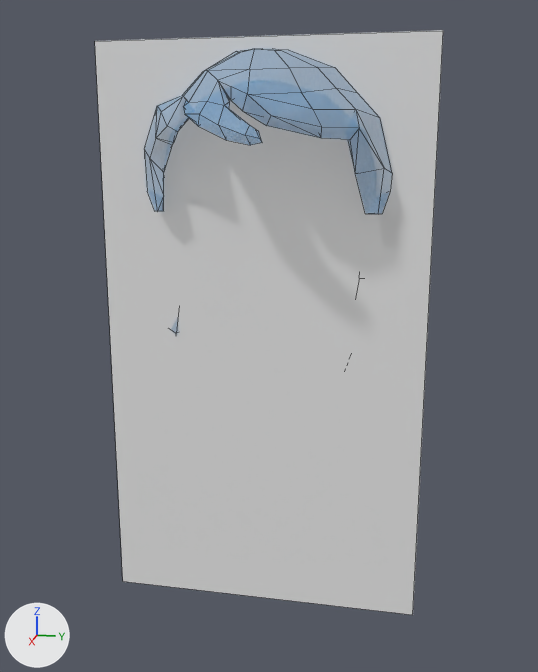
An edit to the Blender file Hilda-Dec-22-2024.blend, drawn before and after from the same camera.
The view is the same before and after, from a 50 mm camera at (2.92, 0.61, 1.95) aimed at (-0.04, 0.02, 1.21). Every picture has the same lights, and +X, +Y and +Z are marked at lower left. Mesh edges are drawn as thin lines.

The first picture shows 'Body.002', 'images'.
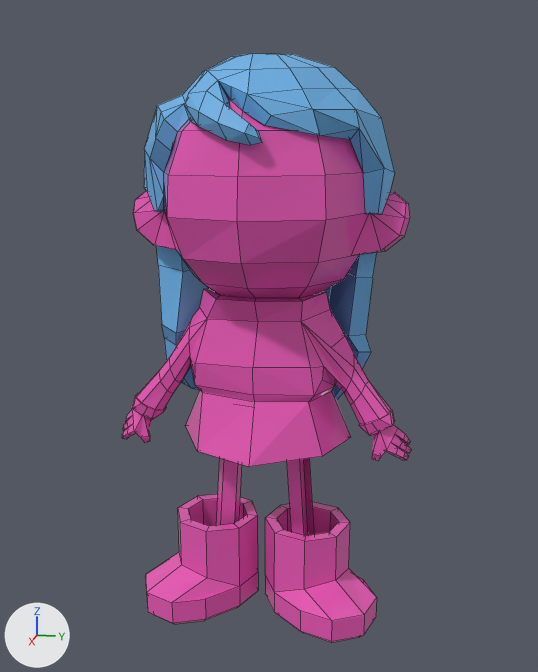
Commit message: Hilda's hair completed 🥳

Location of each change, [x1, y1, x2, y2] in pixels of the pictures (538 x 672 px; the box of a moved part takes in the faces that stretch with it):
'images', hidden: before [95, 30, 443, 615]
'Body.001', shown: after [122, 97, 412, 643]
'Body.002', surface changed, reshaped: before [144, 49, 392, 336]; after [144, 53, 395, 400]
part 1 of me_object_004, moved or reshaped: before [150, 49, 392, 336]; after [145, 53, 395, 400]

Patch to the scene script:
```diff
--- a/Hilda-Dec-22-2024.blend.py
+++ b/Hilda-Dec-22-2024.blend.py
@@ mat_material_002 @@
 mat_material_002.base_color = (0.144, 0.441, 0.8)  # blue #6ab1e7
-mat_material_002.alpha = 0.316
@@ me_object_004 @@
 # used by ob_body_002; location = (0.0, 0.0, 0.0)
-me_object_004.from_pydata(...)  # 222 vertices, 235 faces; spans x -0.476..0.432, y -0.522..0.505, z 0.85..2.331
+me_object_004.from_pydata(...)  # 214 vertices, 226 faces; spans x -0.491..0.436, y -0.508..0.514, z 0.85..2.314
+# me_object_004 part 1
+# 16 vertices are removed from x -0.094..0.314, y -0.316..0.485, z 1.465..2.151
+# 46 faces are deleted
+# 65 vertices move from x -0.476..0.432, y -0.522..0.505, z 0.913..2.331 to x -0.491..0.436, y -0.508..0.514, z 0.913..2.314
+# 8 vertices are added at x -0.1..0.309, y -0.313..0.472, z 1.465..2.128
+# 37 new faces join them
 me_object_004.materials.append(mat_material_002)
@@ ob_images @@
 ob_images.rotation_euler = (1.571, 0.0, 1.571)  # degrees (90, 0, 90)
+ob_images.hide_set(True)
@@ ob_body_001 @@
 ob_body_001.location = (0.0, 0.0, 0.0)
-ob_body_001.hide_set(True)
```
